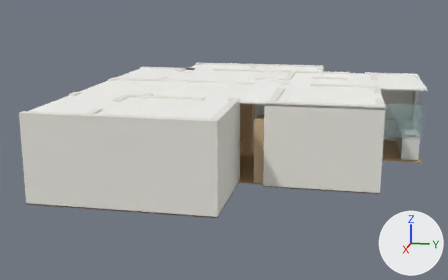
Two versions of the Blender file scheme_a_v11/方案A11_CAD同模渲染.blend, one commit apart.
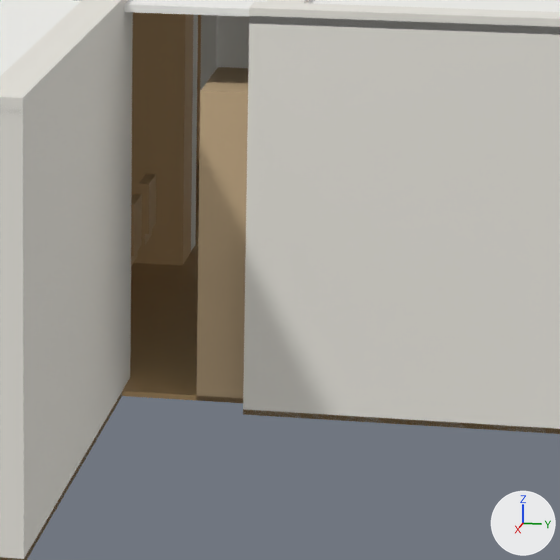
There are two pictures of each version: one whole from a 50 mm lens placed at (28.22, 8.96, 6.1), pointed at (6.71, 4.66, 0.72), one close up on the part from 47% to 73% of the width and 36% to 78% of the height. The axes (+X, +Y, +Z) are drawn at lower right. The lights are the same throughout. The first two pictures are the older version.

Names of what the first close-up shows: 'FlatCeiling_Render', 'scheme_a11_doors', 'scheme_a11_floors', 'scheme_a11_furniture', 'scheme_a11_walls'.
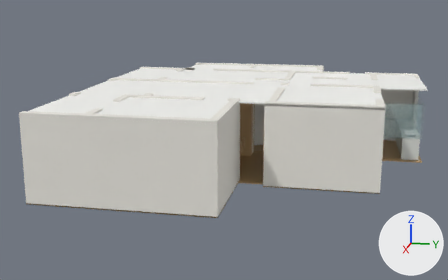
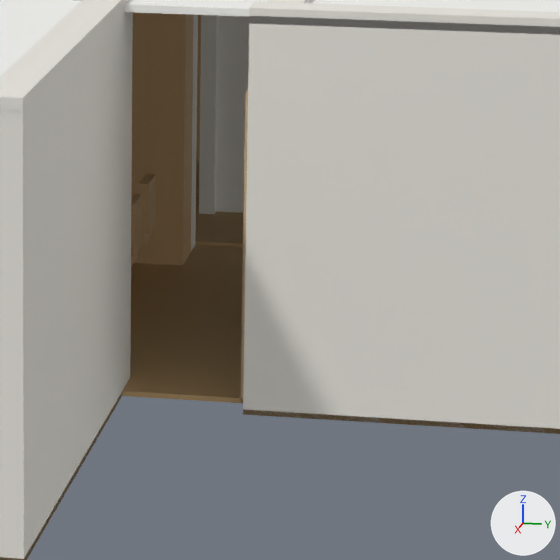
The change in detail:
me_scheme_a11_doors has 56 vertices, 84 faces and spans x 1.86..10.16, y 2.42..7.62, z 0.0..2.1.
me_scheme_a11_doors is used by ob_scheme_a11_doors; location (0.0, 0.0, 0.0).
me_scheme_a11_doors part 1: 8 of the vertices in x 8.63..10.16, y 4.96..6.17, z 0.0..2.1 are moved by (0.0, 0.29, 0.0).

What differs and where, as boxes (x1, y1, x2, y2) in the close-ups (560 x 560 px):
'scheme_a11_doors', reshaped
    before: (197, 67, 248, 403)
    after: (241, 90, 248, 403)
